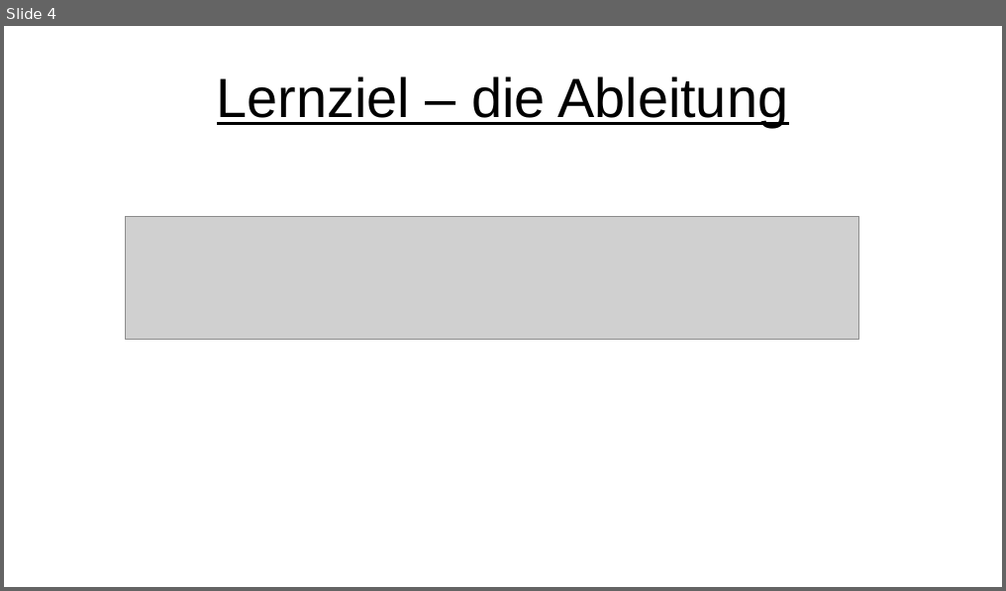
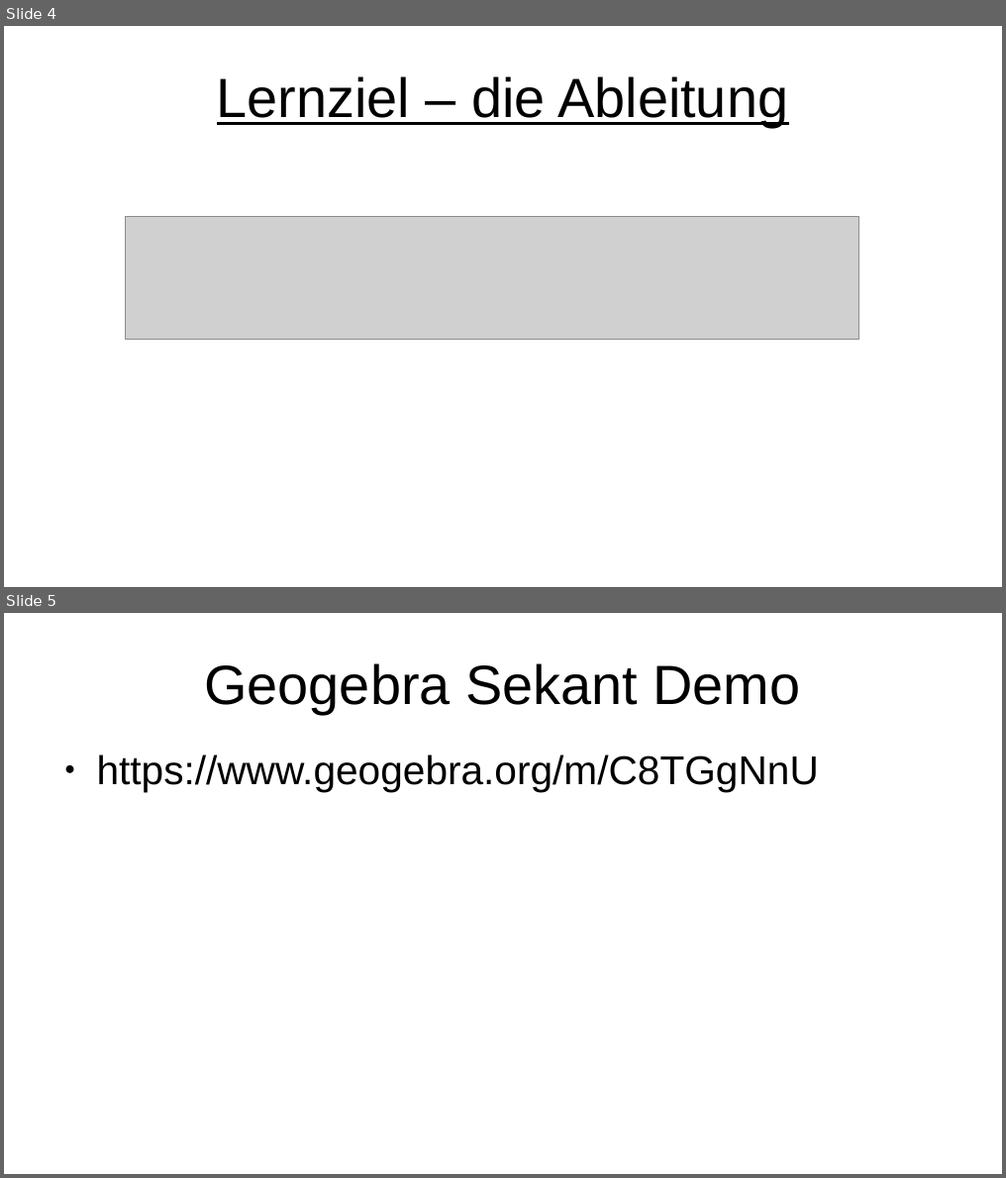
Before and after one commit to bearums/teaching, a slide deck: B5/Mathe/2024/EF/02/warm_up.odp. Shown one above the other, each under a label of ours: slide 4 before the commit, slides 4 and 5 after it. The pictures are 1006x591 and 1006x1178 pixels, drawn with LibreOffice and Linux fonts; fonts in the diff are those of the drawing; grey boxes stand for pictures. Boxes give left, top, right and bottom in pixels: in the first picture for what was removed or moved away, otherwise in the second. Text is boxed around its words. In the diff, an @@ line names an element or a change of style, - is before the commit and + after.

```diff
--- a/B5/Mathe/2024/EF/02/warm_up.odp
+++ b/B5/Mathe/2024/EF/02/warm_up.odp
@@ slide 5 added at [4,613,1002,1174], background #FFFFFF @@
@@ title added at [204,663,801,714], 44 pt, text #000000 @@
+Geogebra Sekant Demo
@@ text added at [97,755,819,792], 32 pt, text #000000 @@
+● https://www.geogebra.org/m/C8TGgNnU
```
Also in this commit, not shown: 3 other slides added, 2 other files.
